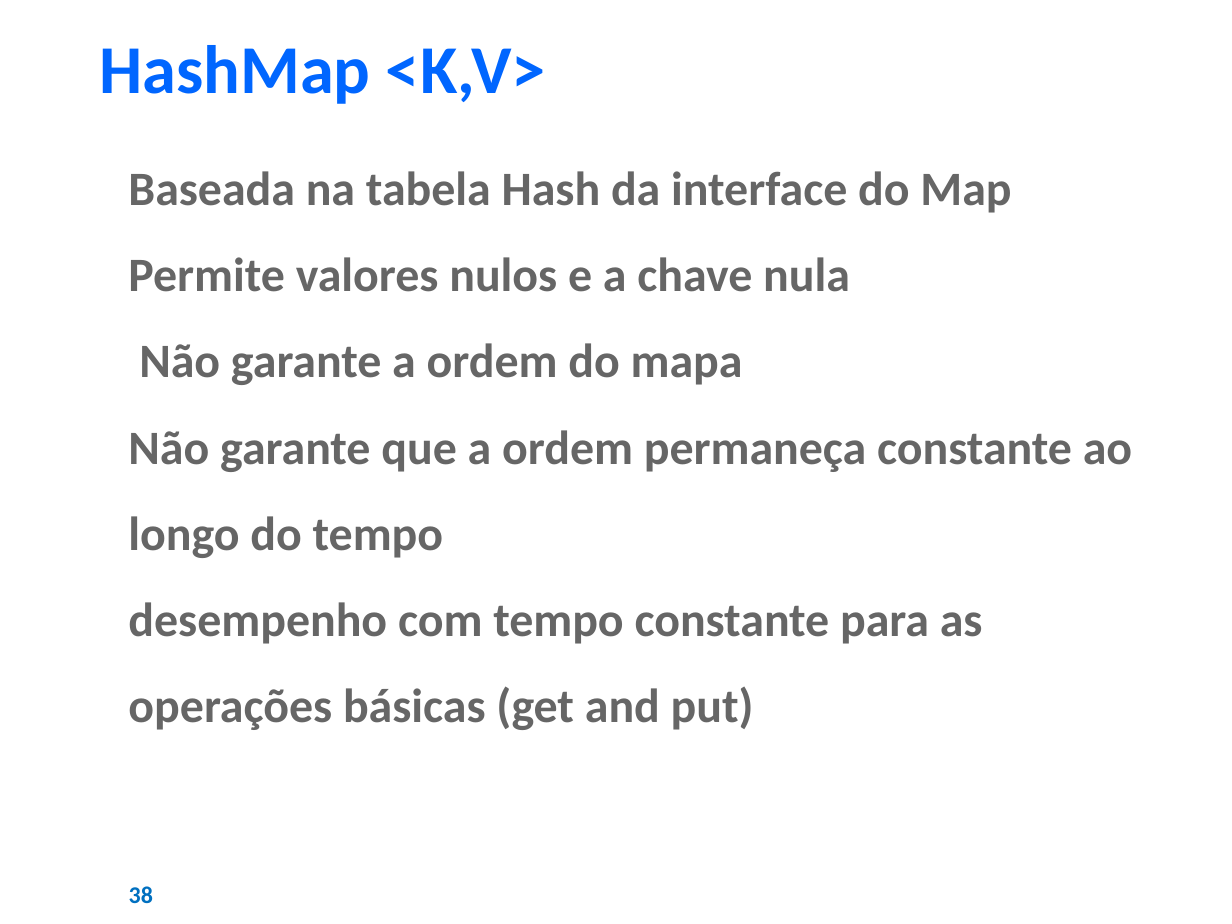
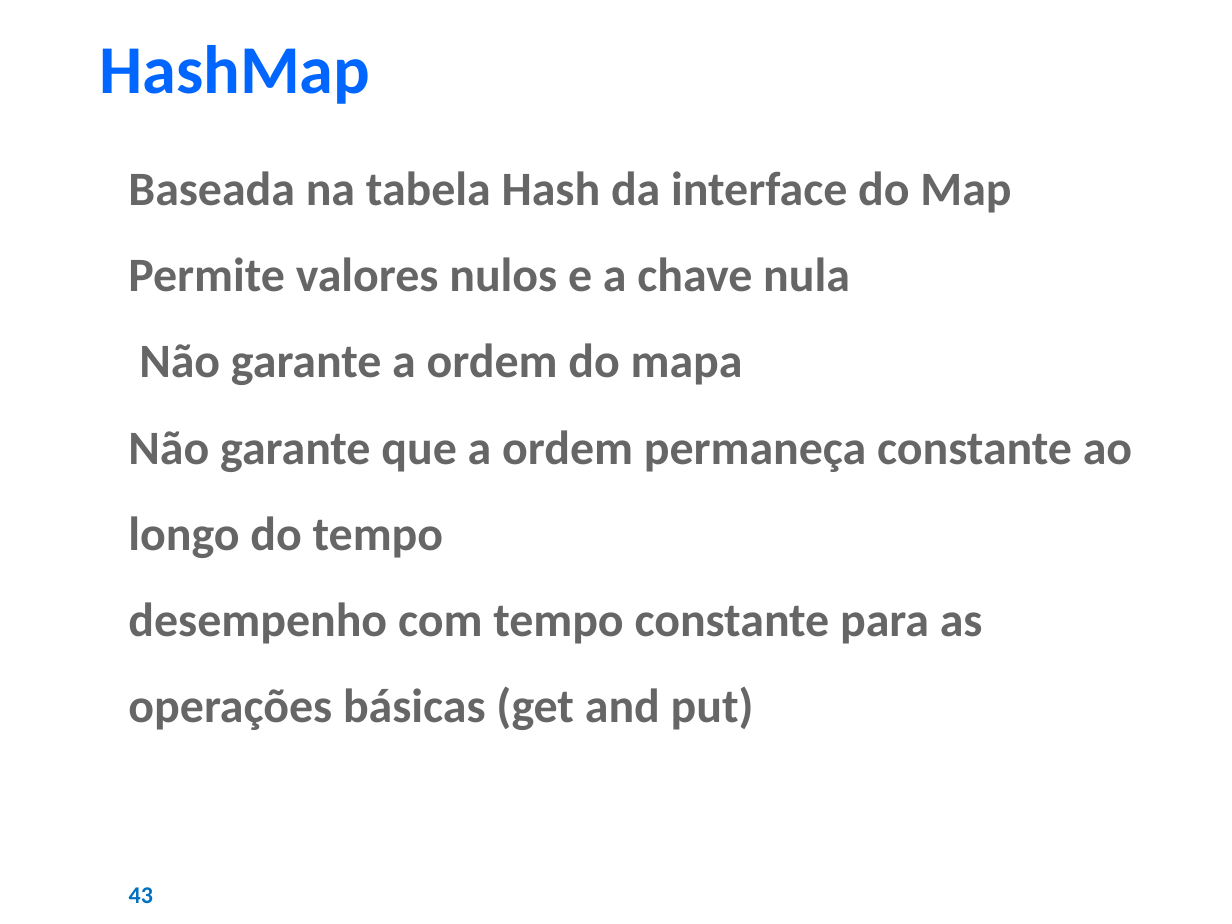
Before and after one commit to AJKFreitas/collections-learning, a slide deck: slide 43 of Estudos - Collections Framework.pptx (slide 38 before the commit). Drawn at 1232x924 pixels with LibreOffice and Linux fonts; fonts in the diff are those of the drawing; background and template pictures are left out. Boxes give left, top, right and bottom in pixels: in the first picture for what was removed or moved away, otherwise in the second. Text is boxed around its words. In the diff, an @@ line names an element or a change of style, - is before the commit and + after.

```diff
--- a/Estudos - Collections Framework.pptx
+++ b/Estudos - Collections Framework.pptx
@@ text at [99,45,370,104]: text changed @@
-HashMap <K,V>
+HashMap
@@ page number at [129,887,153,903]: text changed @@
-38
+43
```
Also in this commit, not shown: 37 other slides changed, 8 slides added, 3 slides removed, 52 other files.
